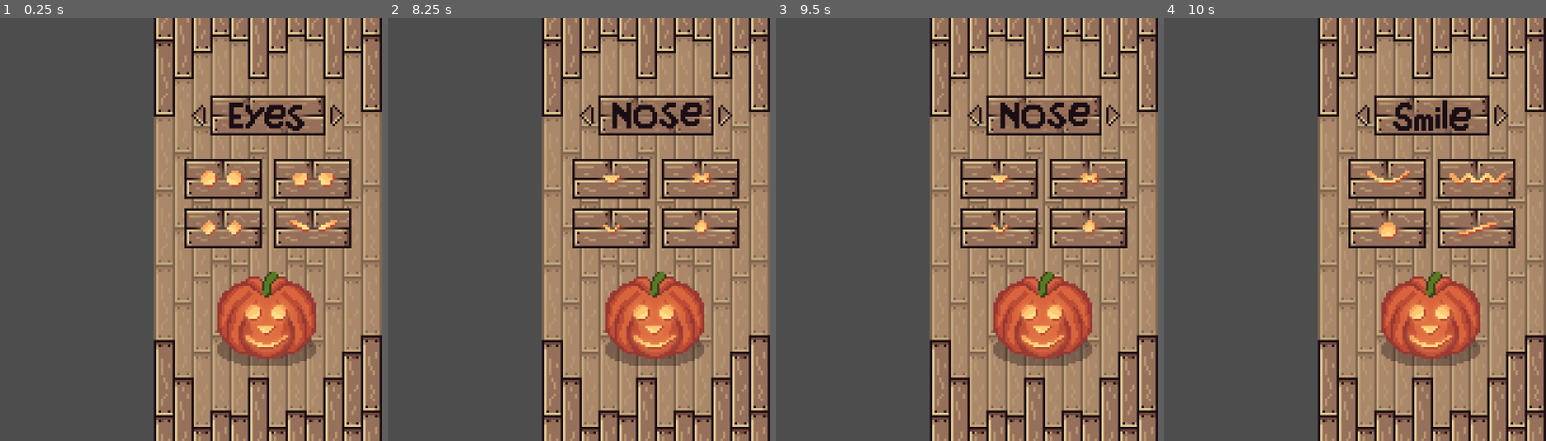
Above: before the commit, frames 1-4 (left to right).
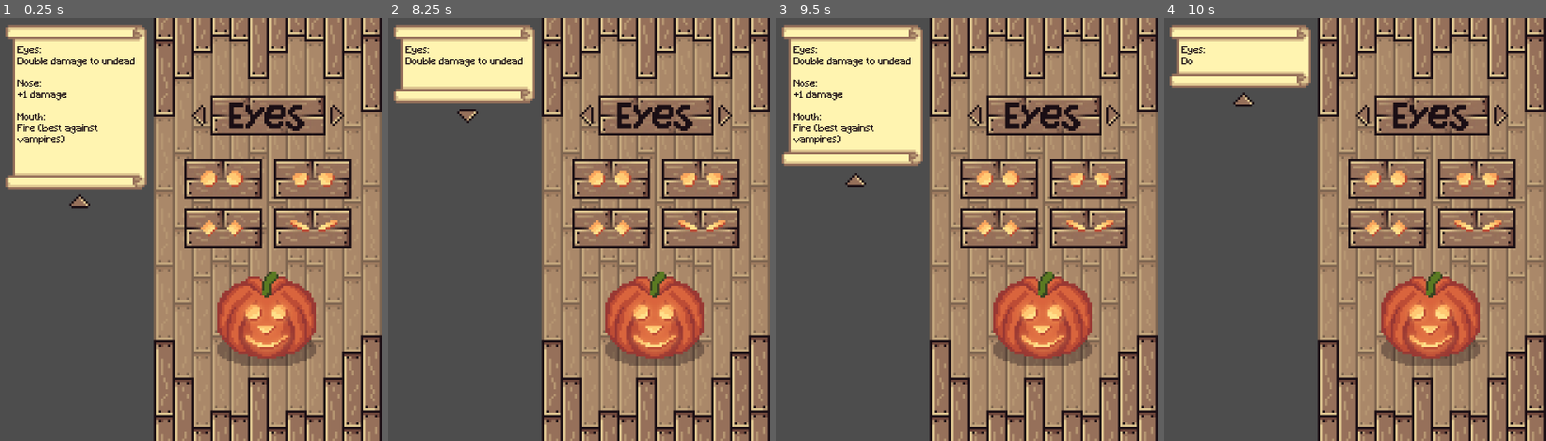
Above: after the commit, the same moments.

Repository: k4444th/Carve-And-Defend
Game: Godot game, scene res://scenes/sidebar/sidebar.tscn
Same seed, same stepped clock (60 frames per second), same inputs: the game is played once before the commit and once after it.
Inputs (mouse positions are in pixels of both pictures, inside the frame that each line leads up to):
- Up to frame 1 (0.25 s): no input
- Up to frame 2 (8.25 s): click (468, 199) at 0.52 s; click (586, 115) at 1.25 s; click (724, 115) at 2 s; click (586, 115) at 2.75 s; click (724, 115) at 3.5 s; click (468, 85) at 4.27 s; click (586, 115) at 5 s; click (724, 115) at 5.75 s; click (468, 178) at 6.52 s; move the mouse to (559, 208) at 7.27 s; tap Enter at 8 s; move the mouse to (outside the picture) at 8.02 s
- Up to frame 3 (9.5 s): move the mouse to (856, 136) at 8.77 s
- Up to frame 4 (10 s): tap Space at 9.5 s; move the mouse to (outside the picture) at 9.52 s

The runs differ from the first frame. In frame 1, 14% of the frame differs, in the area x 1-39%, y 1-46%; in frame 2, 9.0%; in frame 3, 14%, in the area x 1-90%, y 1-52%; in frame 4, 7.3%.

Commit message:
New Pumpkin Feature Display

Diff:
--- a/scenes/sidebar/parchment_roll.gd
+++ b/scenes/sidebar/parchment_roll.gd
@@ -1,13 +1,19 @@
 extends Node2D
+
+var truncated := false
+
+var textTemplate: String = "Eyes:\nDouble damage to undead\n\nNose:\n+1 damage\n\nMouth:\nFire (best against vampires)"
 
 @onready var backgroundNode: NinePatchRect = $Background
 @onready var textContainerNode: MarginContainer = $MarginContainer
 @onready var labelNode: Label = $MarginContainer/Label
+@onready var expandButtonNode: TextureButton = $ExpandButton
+@onready var timerNode: Timer = $Timer
 
 var featureTexts := [
 	[
 	"Double damage to undead",
-	"Double damage to living animals",
+	"Double damage to living creatures",
 	"Enemy's speed -20%",
 	"The 4 surrounding fields also take damage"
 	],
@@ -26,26 +32,58 @@
 ]
 
 func _ready() -> void:
-	visible = false
+	labelNode.text = textTemplate
 
-func display(inFocus: bool, featureId: int, iconId: int):
-	if iconId / 2 == 0:
-		position.y = 236
+func changeFeature(featureId: int, iconId: int):
+	if featureId == 0:
+		var indexNose = textTemplate.find("Nose:")
+		textTemplate = "Eyes:\n" + featureTexts[featureId][iconId] + "\n\n" + textTemplate.right(textTemplate.length() - indexNose)
+	elif featureId == 1:
+		var indexNose = textTemplate.find("Nose:")
+		var indexMouth = textTemplate.find("Mouth:")
+		textTemplate = textTemplate.left(indexNose) + "Nose:\n" + featureTexts[featureId][iconId] + "\n\n" + textTemplate.right(textTemplate.length() - indexMouth)
+	elif featureId == 2:
+		var indexMouth = textTemplate.find("Mouth:")
+		textTemplate = textTemplate.left(indexMouth) + "Mouth:\n" + featureTexts[featureId][iconId]
+
+	if !truncated:
+		labelNode.text = textTemplate
+
+		var sizeTweenBackground = get_tree().create_tween()
+		var positionTweenButton = get_tree().create_tween()
+
+		sizeTweenBackground.tween_property(backgroundNode, "size:y", int((labelNode.get_minimum_size().y) / 3) + 4, 0.25)
+		positionTweenButton.tween_property(expandButtonNode, "position:y", labelNode.get_minimum_size().y + 84, 0.25)
+
+func _on_expand_button_pressed() -> void:
+	truncated = !truncated
+	var sizeTweenBackground = get_tree().create_tween()
+	var positionTweenButton = get_tree().create_tween()
+
+	if truncated:
+		sizeTweenBackground.tween_property(backgroundNode, "size:y", 20, 0.5)
+		positionTweenButton.tween_property(expandButtonNode, "position:y", 88, 0.5)
 	else:
-		position.y = 320
+		labelNode.text = textTemplate
+		sizeTweenBackground.tween_property(backgroundNode, "size:y", int((labelNode.get_minimum_size().y) / 3) + 4, 0.5)
+		positionTweenButton.tween_property(expandButtonNode, "position:y", labelNode.get_minimum_size().y + 84, 0.5)
+		labelNode.text = ""
 
-	if iconId % 2 == 0:
-		position.x = 1084
+	timerNode.start()
+
+	await sizeTweenBackground.finished
+	expandButtonNode.flip_h = !expandButtonNode.flip_h
+
+func _on_timer_timeout() -> void:
+	if truncated:
+		var currentText = labelNode.text
+		if currentText.length() > 0:
+			currentText = currentText.left(currentText.length() - 3)
+			labelNode.text = currentText
+			timerNode.start()
 	else:
-		position.x = 924
-
-	if inFocus:
-		labelNode.text = featureTexts[featureId][iconId]
-		var textSize = labelNode.get_minimum_size()
-		var textLineCount = labelNode.get_line_count()
-		var textLineHeight = labelNode.get_line_height()
-		backgroundNode.size.y = textLineCount * (textLineHeight / 4) + 18
-		textContainerNode.size.y = textSize.y
-		visible = true
-	else:
-		visible = false
+		var currentText = labelNode.text
+		if currentText.length() <= textTemplate.length():
+			currentText = textTemplate.left(labelNode.text.length() + 3)
+			labelNode.text = currentText
+			timerNode.start()
--- a/scenes/sidebar/parchment_roll.tscn
+++ b/scenes/sidebar/parchment_roll.tscn
@@ -1,15 +1,16 @@
-[gd_scene load_steps=3 format=3 uid="uid://dvvqalosauxu5"]
+[gd_scene load_steps=4 format=3 uid="uid://dvvqalosauxu5"]
 
 [ext_resource type="Texture2D" uid="uid://bggu14xo2c1ld" path="res://assets/sidebar/parchment_roll.png" id="1_ederu"]
 [ext_resource type="Script" uid="uid://c4qnyb34nao8c" path="res://scenes/sidebar/parchment_roll.gd" id="1_ucsgf"]
+[ext_resource type="Texture2D" uid="uid://4w0745ploypr" path="res://assets/sidebar/Buttons_Arrow.png" id="3_1lrie"]
 
 [node name="ParchmentRoll" type="Node2D"]
 script = ExtResource("1_ucsgf")
 
 [node name="Background" type="NinePatchRect" parent="."]
-custom_minimum_size = Vector2(40, 20)
+custom_minimum_size = Vector2(60, 20)
 offset_right = 40.0
-offset_bottom = 40.0
+offset_bottom = 70.0
 scale = Vector2(4, 4)
 texture = ExtResource("1_ederu")
 patch_margin_left = 10
@@ -19,17 +20,41 @@
 
 [node name="MarginContainer" type="MarginContainer" parent="."]
 custom_minimum_size = Vector2(160, 80)
-offset_right = 160.0
-offset_bottom = 160.0
+offset_right = 241.0
+offset_bottom = 280.0
 theme_override_constants/margin_left = 20
 theme_override_constants/margin_top = 36
 theme_override_constants/margin_right = 8
 theme_override_constants/margin_bottom = 36
 
 [node name="Label" type="Label" parent="MarginContainer"]
+custom_minimum_size = Vector2(50, 0)
 layout_mode = 2
 size_flags_vertical = 1
 theme_override_colors/font_color = Color(0.101961, 0.054902, 0.0784314, 1)
 theme_override_font_sizes/font_size = 16
-text = "Text"
+text = "Eyes:
+.
+
+Nose:
+.
+
+Mouth:
+."
 autowrap_mode = 2
+
+[node name="ExpandButton" type="TextureButton" parent="."]
+offset_left = 144.0
+offset_top = 288.0
+offset_right = 150.0
+offset_bottom = 297.0
+rotation = 1.5708
+scale = Vector2(4, 4)
+texture_normal = ExtResource("3_1lrie")
+flip_v = true
+
+[node name="Timer" type="Timer" parent="."]
+wait_time = 0.001
+
+[connection signal="pressed" from="ExpandButton" to="." method="_on_expand_button_pressed"]
+[connection signal="timeout" from="Timer" to="." method="_on_timer_timeout"]
--- a/scenes/sidebar/sidebar.gd
+++ b/scenes/sidebar/sidebar.gd
@@ -11,14 +11,11 @@
 	optionSelectionNode.connect("featureChanged", changeFeature)
 	for option in featureOptions:
 		option.connect("selectionChanged", changePumpkinLook)
-		option.connect("focusChanged", displayParchmentRoll)
 
 func changePumpkinLook(featureId, iconId):
 	pumpkinPreviewNode.changeLook(featureId, iconId)
+	parchmentRoll.changeFeature(featureId, iconId)
 
 func changeFeature(featureId):
 	for option in featureOptions:
 		option.changeFeature(featureId)
-
-func displayParchmentRoll(inFocus: bool, featureId: int, iconId: int):
-	parchmentRoll.display(inFocus, featureId, iconId)
--- a/scenes/sidebar/sidebar.tscn
+++ b/scenes/sidebar/sidebar.tscn
@@ -49,4 +49,4 @@
 scale = Vector2(4, 4)
 
 [node name="ParchmentRoll" parent="UI" instance=ExtResource("6_kgru8")]
-position = Vector2(1084, 236)
+position = Vector2(640, 12)
--- a/scripts/sidebar/feature_button.gd
+++ b/scripts/sidebar/feature_button.gd
@@ -1,7 +1,6 @@
 extends Node2D
 
 signal selectionChanged(featureId: int, iconId: int)
-signal focusChanged(inFocus: bool, featureId: int, iconId: int)
 
 @export var featureId: int
 @export var iconId: int
@@ -38,9 +37,3 @@
 func changeFeature(id):
 	featureId = id
 	iconNode.texture = load(featurePaths[featureId][iconId])
-
-func _on_background_mouse_entered() -> void:
-	focusChanged.emit(true, featureId, iconId)
-
-func _on_background_mouse_exited() -> void:
-	focusChanged.emit(false, featureId, iconId)
